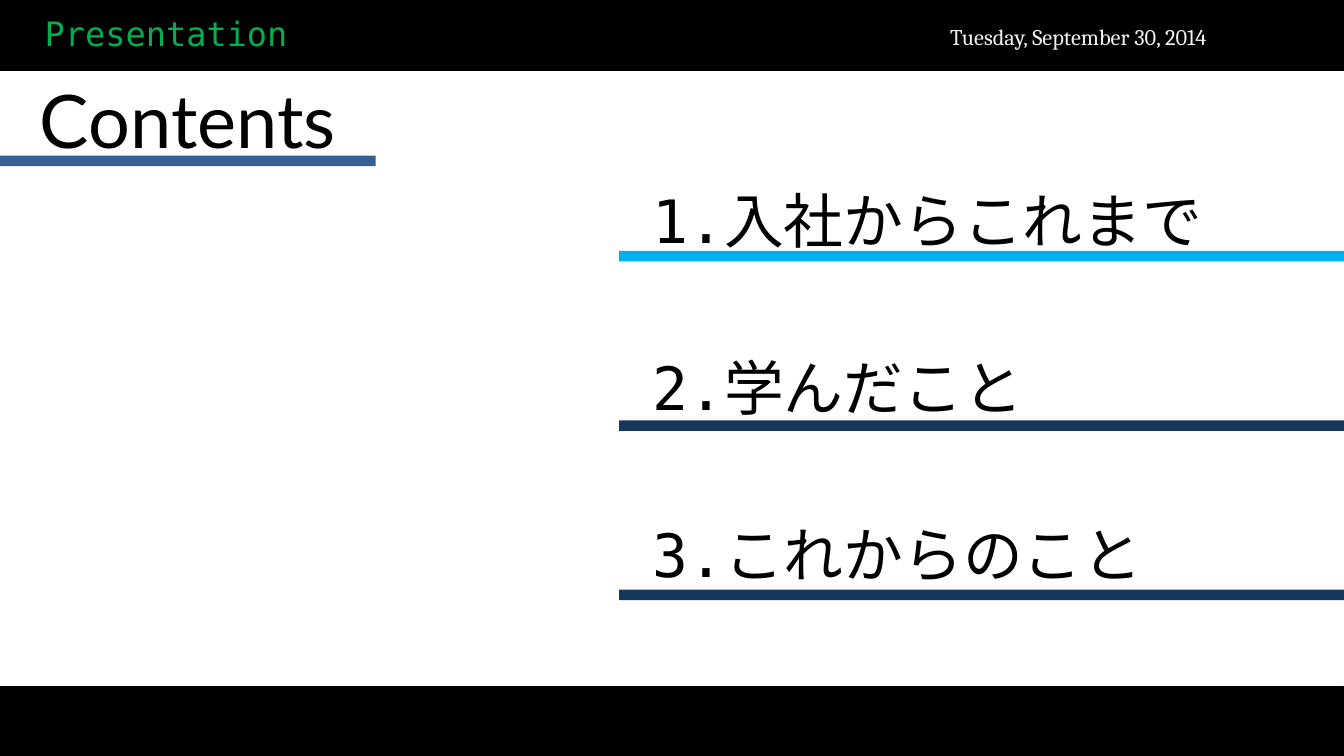
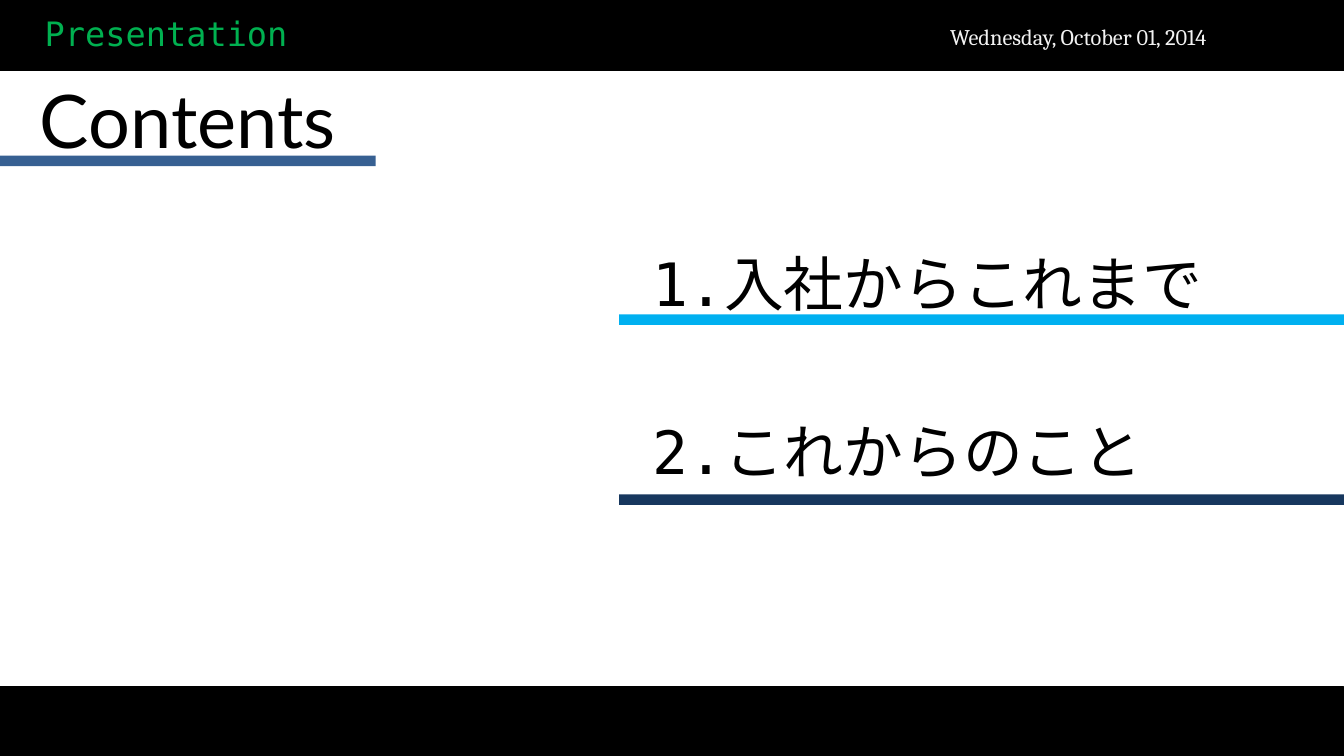
Before and after one commit to scarecrow173/Test, a slide deck: slide 2 of 試用期間終了.pptx. Drawn at 1344x756 pixels with LibreOffice and Linux fonts; fonts in the diff are those of the drawing; background and template pictures are left out. Boxes give left, top, right and bottom in pixels: in the first picture for what was removed or moved away, otherwise in the second. Text is boxed around its words. In the diff, an @@ line names an element or a change of style, - is before the commit and + after.

```diff
--- a/試用期間終了.pptx
+++ b/試用期間終了.pptx
@@ text at bbox=[950, 29, 1206, 50]: text changed @@
-Tuesday, September 30, 2014
+Wednesday, October 01, 2014
@@ text "1.入社からこれまで": place and size @@
-text "1.入社からこれまで" at bbox=[652, 194, 1202, 590]
+text "1.入社からこれまで" at bbox=[652, 257, 1202, 477]
@@ rectangle: place and size @@
-rectangle at bbox=[620, 251, 1344, 262]
+rectangle at bbox=[620, 314, 1344, 325]
@@ rectangle removed at bbox=[620, 421, 1344, 431] @@
@@ text at bbox=[652, 426, 1142, 477]: text changed @@
-2.学んだこと
-3.これからのこと
+2.これからのこと
@@ rectangle: place and size @@
-rectangle at bbox=[620, 590, 1344, 601]
+rectangle at bbox=[620, 495, 1344, 505]
```
Also in this commit, not shown: 17 other slides changed, 3 slides added, 2 slides removed, 1 other file.
